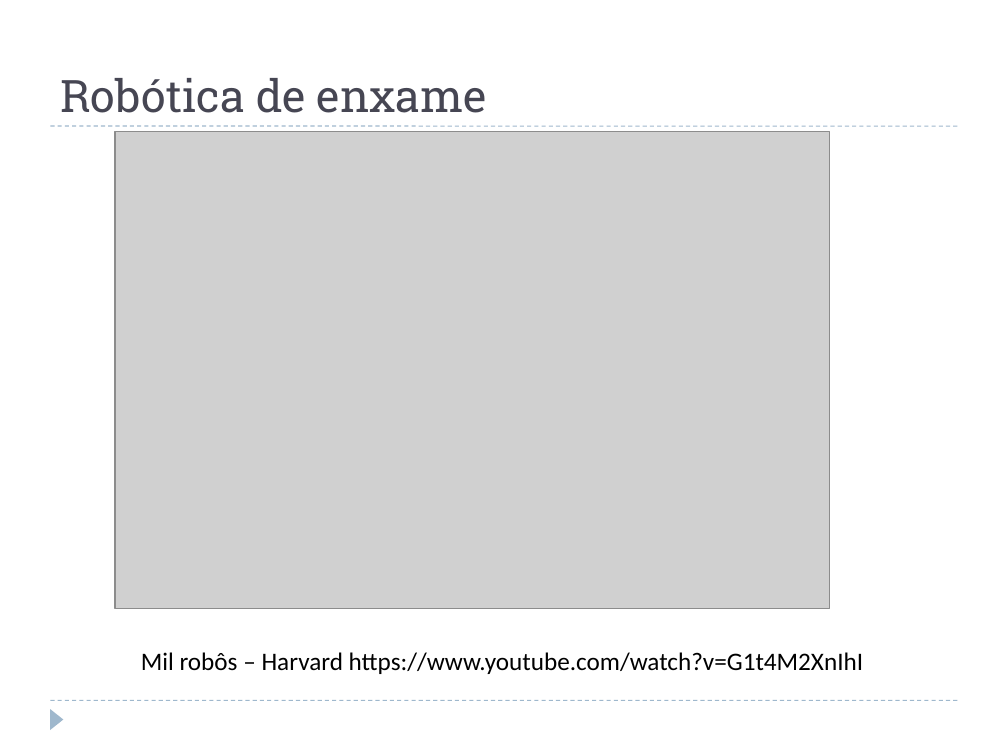
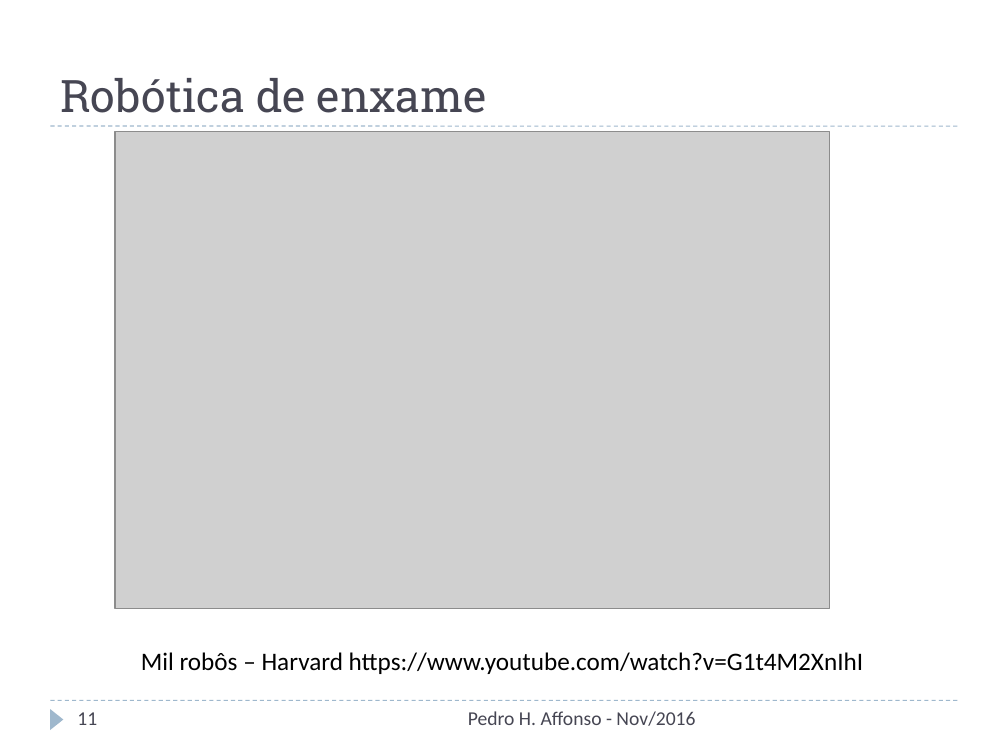
Before and after one commit to phaffonso/mo809-pedro, a slide deck: slide 11 of Internet das Coisas (IoT) e Robótica.pptx (slide 10 before the commit). Drawn at 1008x756 pixels with LibreOffice and Linux fonts; fonts in the diff are those of the drawing; grey boxes stand for pictures. Boxes give left, top, right and bottom in pixels: in the first picture for what was removed or moved away, otherwise in the second. Text is boxed around its words. In the diff, an @@ line names an element or a change of style, - is before the commit and + after.

```diff
--- a/Internet das Coisas (IoT) e Robótica.pptx
+++ b/Internet das Coisas (IoT) e Robótica.pptx
@@ page number added at box(77, 712, 97, 725), 14 pt, text #464653 @@
+11
@@ text added at box(468, 711, 695, 726), 14 pt, text #464653 @@
+Pedro H. Affonso - Nov/2016
```
Also in this commit, not shown: 16 other slides changed, 3 slides added, 1 slide removed, 1 other file.
